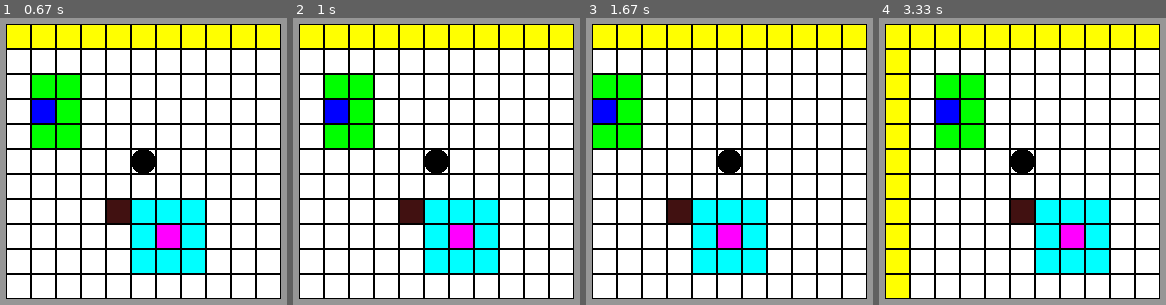
Above: before the commit, frames 1-4 (left to right).
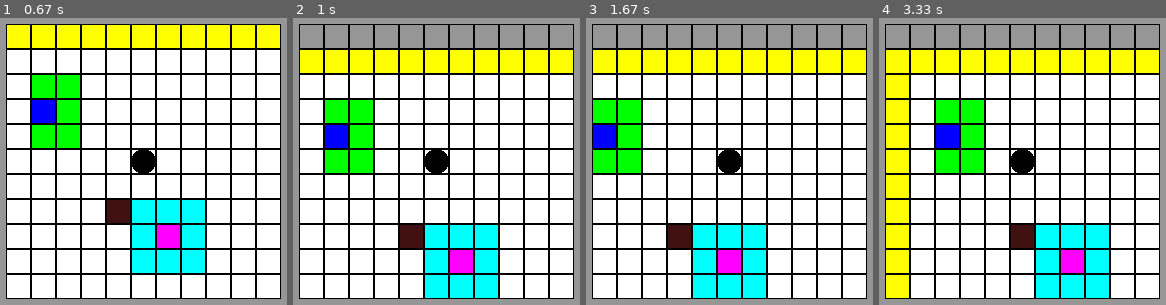
Above: after the commit, the same moments.

Repository: josh-reynolds/Python
Game: pygame game, started from pygame/nulltima/main.py
Two runs of this game, one before a commit and one after it. Both use one fixed random seed, a clock stepped at 60 frames per second and the inputs below.
Inputs:
- Up to frame 1 (0.67 s): hold Right from 0.33 s (still down)
- Up to frame 2 (1 s): release Right at 0.8 s; hold Up from 0.83 s (still down)
- Up to frame 3 (1.67 s): release Up at 1.13 s; hold Right 1.17-1.63 s
- Up to frame 4 (3.33 s): hold Left 1.67-2.2 s; hold Down 2.23-2.53 s; hold Left 2.57-2.97 s; hold Up from 3 s (still down)

Frame 1 is identical in both runs. In frame 2, 24% of the frame differs, in the area x 2-98%, y 2-98%; in frame 3, 24%; in frame 4, 24%.

Commit message:
Boundary check no longer necessary with new approach to off-map cells - removing Grid.boundary_check()

Diff:
--- a/pygame/nulltima/grid.py
+++ b/pygame/nulltima/grid.py
@@ -43,21 +43,7 @@
 
     def move(self, dx, dy):
         if self.can_move(dx, dy):
-            self.offset = self.boundary_check(self.offset[0] + dx,
-                                              self.offset[1] + dy)
-
-    def boundary_check(self, x, y):
-        if x < 0:
-            x = 0
-        if x > self.world.width():
-            x = self.world.width()
-
-        if y < 0:
-            y = 0
-        if y > self.world.height():
-            y = self.world.height()
-
-        return (x, y)
+            self.offset = self.offset[0] + dx, self.offset[1] + dy
 
     def can_move(self, dx, dy):
         return self[self.center[0] + dx,
@@ -111,13 +97,6 @@
         self.assertEqual(self.g.can_move(0,-1), False)
         self.assertEqual(self.g.can_move(-1,0), False)
 
-    def test_boundary_check(self):
-        self.assertEqual(self.g.boundary_check(-1, -1), (0, 0))
-        self.assertEqual(self.g.boundary_check(-1, 2), (0, 2))
-        self.assertEqual(self.g.boundary_check(3, -1), (3, 0))
-        self.assertEqual(self.g.boundary_check(0, 0), (0, 0))
-        self.assertEqual(self.g.boundary_check(3, 3), (3, 3))
-
 # ---------------------------------------------------------------------------
 if __name__ == '__main__':
     unittest.main()
